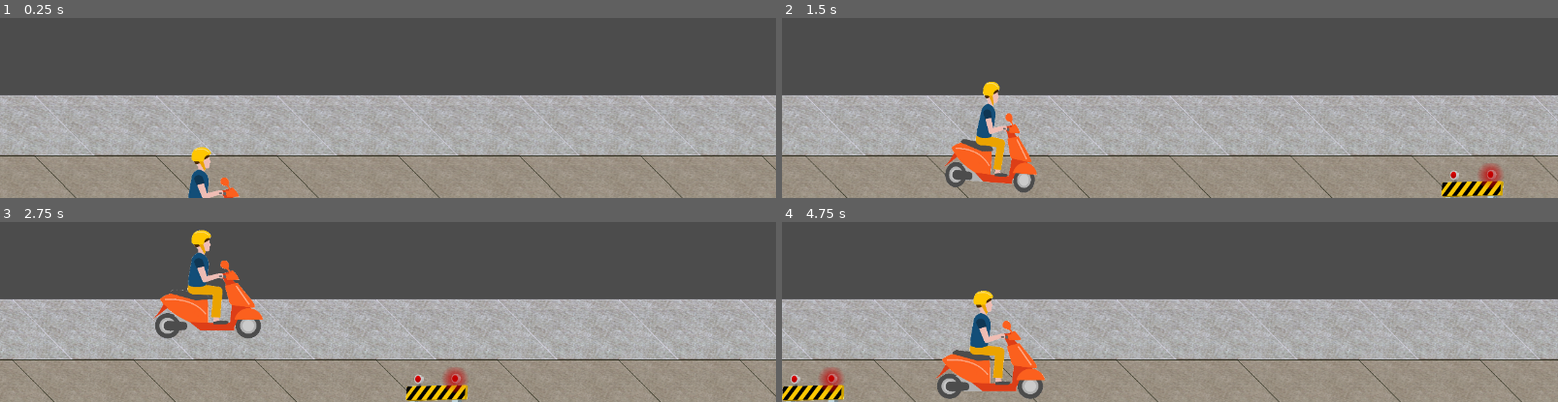
Above: before the commit, frames 1-4 (two rows, left to right).
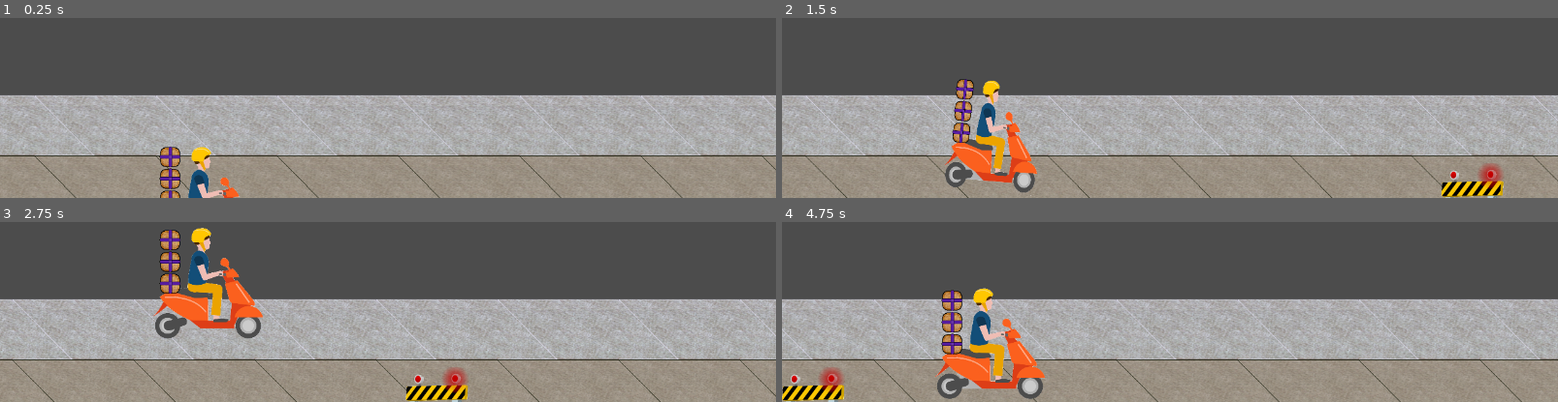
Above: after the commit, the same moments.

Repository: Anatolij-Grigorjev/MopedRebelGO
Game: Godot game, scene res://stages/test/test_stage.tscn
Same seed, same stepped clock (60 frames per second), same inputs: the game is played once before the commit and once after it.
Inputs:
- Up to frame 1 (0.25 s): no input
- Up to frame 2 (1.5 s): hold W (swerve_up) 0.53-1.28 s; hold S (swerve_down) from 1.28 s (still down)
- Up to frame 3 (2.75 s): release S (swerve_down) at 2.03 s; hold W (swerve_up) from 2.03 s (still down)
- Up to frame 4 (4.75 s): release W (swerve_up) at 3.53 s; hold S (swerve_down) from 3.53 s (still down)

The runs differ from the first frame. In frame 1, 0.7% of the frame differs, in the area x 20-24%, y 71-100%; in frame 2, 1.5%; in frame 3, 2.2%; in frame 4, 2.3%, in the area x 19-34%, y 36-95%.
Error in both runs: Invalid get index '-1' (on base: 'Array'). (res://utils/logger.gd:103)

Commit message:
WIP throw package off moped when crashing

Diff:
--- a/game/project.godot
+++ b/game/project.godot
@@ -13,6 +13,11 @@
 "class": "C",
 "language": "GDScript",
 "path": "res://utils/static_constants.gd"
+}, {
+"base": "Node2D",
+"class": "DeliveryPackage",
+"language": "GDScript",
+"path": "res://rebel/delivery_package.gd"
 }, {
 "base": "Node",
 "class": "Helpers",
@@ -56,6 +61,7 @@
 } ]
 _global_script_class_icons={
 "C": "",
+"DeliveryPackage": "",
 "Helpers": "",
 "InputProcessor": "",
 "Logger": "",
--- /dev/null
+++ b/game/rebel/delivery_package.gd
@@ -0,0 +1,19 @@
+extends Node2D
+class_name DeliveryPackage
+"""
+Controller class for individual static delivery package
+"""
+var Logger : Resource = preload("res://utils/logger.gd")
+
+
+onready var animator: AnimationPlayer = $Sprite/AnimationPlayer
+
+
+func _ready() -> void:
+	pass # Replace with function body.
+
+
+func do_flyoff() -> void:
+	animator.play("fly_off")
+	yield(animator, "animation_finished")
+	queue_free()
--- a/game/rebel/delivery_package.tscn
+++ b/game/rebel/delivery_package.tscn
@@ -1,6 +1,7 @@
-[gd_scene load_steps=3 format=2]
+[gd_scene load_steps=4 format=2]
 
-[ext_resource path="res://rebel/delivery_package.png" type="Texture" id=1]
+[ext_resource path="res://rebel/delivery_package.gd" type="Script" id=1]
+[ext_resource path="res://rebel/delivery_package.png" type="Texture" id=2]
 
 [sub_resource type="Animation" id=1]
 resource_name = "fly_off"
@@ -43,9 +44,10 @@
 }
 
 [node name="DeliveryPackage" type="Node2D"]
+script = ExtResource( 1 )
 
 [node name="Sprite" type="Sprite" parent="."]
-texture = ExtResource( 1 )
+texture = ExtResource( 2 )
 
 [node name="AnimationPlayer" type="AnimationPlayer" parent="Sprite"]
 anims/fly_off = SubResource( 1 )
--- a/game/rebel/moped_rebel.tscn
+++ b/game/rebel/moped_rebel.tscn
@@ -1,11 +1,12 @@
-[gd_scene load_steps=13 format=2]
+[gd_scene load_steps=14 format=2]
 
 [ext_resource path="res://rebel/moped_rebel.gd" type="Script" id=1]
 [ext_resource path="res://rebel/input_processor.tscn" type="PackedScene" id=2]
 [ext_resource path="res://rebel/rebel_on_moped_low.png" type="Texture" id=3]
 [ext_resource path="res://rebel/rebel_on_moped_mid.png" type="Texture" id=4]
 [ext_resource path="res://rebel/rebel_on_moped_high.png" type="Texture" id=5]
-[ext_resource path="res://rebel/obstacle_detector.gd" type="Script" id=6]
+[ext_resource path="res://rebel/packages_bundle.tscn" type="PackedScene" id=6]
+[ext_resource path="res://rebel/obstacle_detector.gd" type="Script" id=7]
 
 [sub_resource type="SpriteFrames" id=2]
 animations = [ {
@@ -84,6 +85,20 @@
 "method": "_prep_start_tween_pushback"
 } ]
 }
+tracks/5/type = "method"
+tracks/5/path = NodePath("AnimatedSprite/PackagesBundle")
+tracks/5/interp = 1
+tracks/5/loop_wrap = true
+tracks/5/imported = false
+tracks/5/enabled = true
+tracks/5/keys = {
+"times": PoolRealArray( 0 ),
+"transitions": PoolRealArray( 1 ),
+"values": [ {
+"args": [  ],
+"method": "throw_top_package"
+} ]
+}
 
 [sub_resource type="Animation" id=4]
 resource_name = "swerve_down"
@@ -155,6 +170,11 @@
 [node name="AnimatedSprite" type="AnimatedSprite" parent="."]
 position = Vector2( 0, -210 )
 frames = SubResource( 2 )
+playing = true
+
+[node name="PackagesBundle" parent="AnimatedSprite" instance=ExtResource( 6 )]
+position = Vector2( -165, 0 )
+scale = Vector2( 1, 1 )
 
 [node name="CollisionShape2D" type="CollisionShape2D" parent="."]
 shape = SubResource( 1 )
--- a/game/rebel/packages_bundle.gd
+++ b/game/rebel/packages_bundle.gd
@@ -6,10 +6,35 @@
 every time the moped hits an obstacle
 
 When the last package has been thrown off and and the moped hit an obstacle
-this bundle signals need for gameover
+this bundle signals that all bundles are gone
 """
+var Logger : Resource = preload("res://utils/logger.gd")
+var DeliveryPackage: Resource = preload("res://rebel/delivery_package.tscn")
 
+
+signal delivery_package_thrown(remaining_packages)
+
+
+onready var LOG: Logger = Logger.new(self)
+onready var F : Helpers = get_node("/root/F")
+onready var remaining_packages : int = get_child_count()
+
+
+var _topmost_package: DeliveryPackage
 
 
 func _ready() -> void:
-	pass # Replace with function body.
+	if (remaining_packages):
+		_topmost_package = get_child(0)
+
+
+func throw_top_package() -> void:
+	if (remaining_packages and _topmost_package):
+		remaining_packages = max(0, remaining_packages - 1)
+		F.reparent_node(_topmost_package, get_node("/root"))
+		#node reparent happens next frame, lets wait
+		yield(get_tree(), "idle_frame")
+		_topmost_package.do_flyoff()
+		if (remaining_packages):
+			_topmost_package = get_child(0)
+	emit_signal("delivery_package_thrown", remaining_packages)
--- a/game/utils/static_helpers.gd
+++ b/game/utils/static_helpers.gd
@@ -50,3 +50,24 @@
 		#w/h vector
 		(lower_right_corner_pos - upper_left_corner_pos)
 	)
+
+
+"""
+Try assign new parent specified by target_parent as owner for
+node child.
+If no parent specified or no child specified method is NOOP
+"""
+func reparent_node(child: Node2D, target_parent: Node2D, keep_global_pos: bool = true) -> Node:
+	if (not child or not target_parent):
+		return child
+
+	var current_parent := child.get_parent()
+	var old_position : Vector2 = child.global_position
+	if (current_parent):
+		current_parent.remove_child(child)
+	target_parent.add_child(child)
+	child.set_owner(target_parent)
+	if (keep_global_pos):
+		child.global_position = old_position
+
+	return child
Not shown: 1 places in game/rebel/moped_rebel.tscn that only renumber resources
